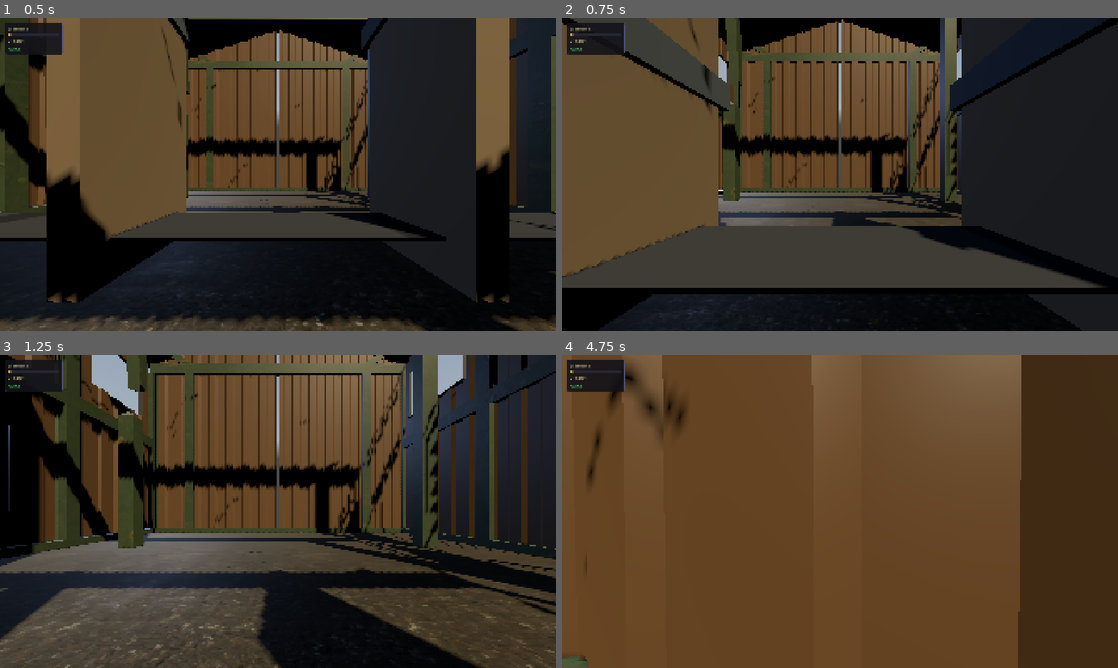
Above: before the commit, frames 1-4 (two rows, left to right).
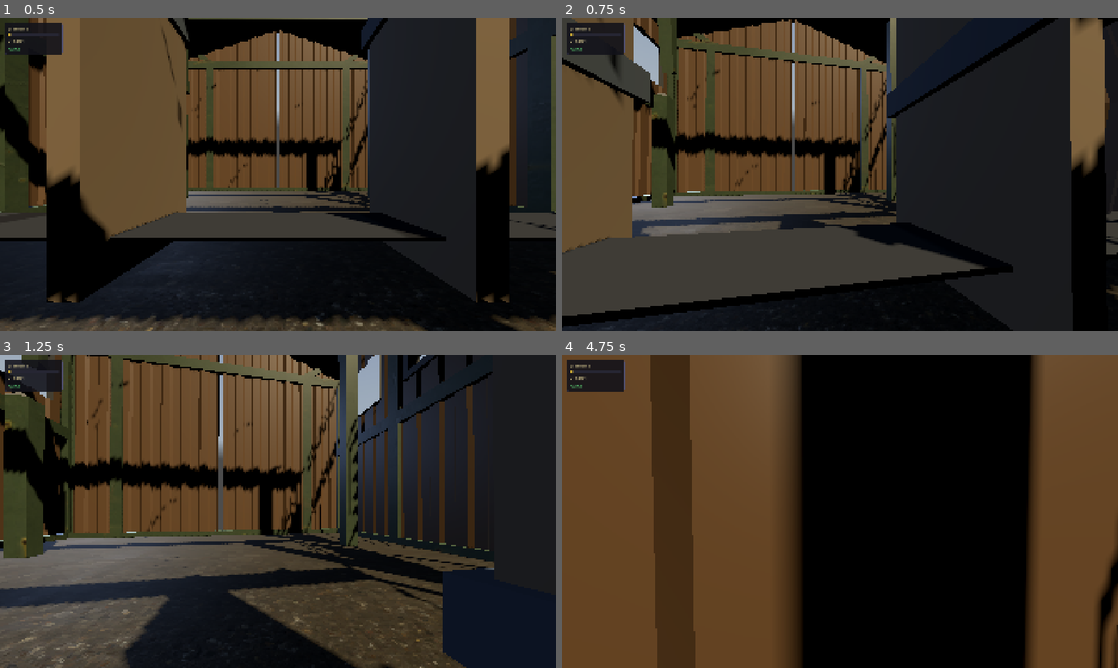
Above: after the commit, the same moments.

Repository: mateusalkimim/relativity-paradox-lab
Game: Godot game, scene res://scenes/main.tscn
Same seed, same stepped clock (60 frames per second), same inputs: the game is played once before the commit and once after it. A sky picture missing from this copy of the repository is replaced by a grey-blue gradient.
Inputs (mouse positions are in pixels of both pictures, inside the frame that each line leads up to):
- Up to frame 1 (0.5 s): no input
- Up to frame 2 (0.75 s): move the mouse to (867, 174) at 0.52 s; hold W (move_forward) from 0.53 s (still down); hold Space (action_primary) from 0.53 s (still down)
- Up to frame 3 (1.25 s): keep holding W (move_forward); keep holding Space (action_primary)
- Up to frame 4 (4.75 s): keep holding W (move_forward); move the mouse to (812, 511) at 1.27 s; release Space (action_primary) at 1.28 s; tap Space (action_primary) at 1.35, 2.85, 4.35 s; move the mouse to (851, 505) at 2.02 s; hold Space (action_primary) 2.03-2.78 s; move the mouse to (834, 517) at 2.77 s; move the mouse to (878, 514) at 3.52 s; hold Space (action_primary) 3.53-4.28 s; move the mouse to (795, 508) at 4.27 s

Frame 1 is identical in both runs. In frame 2, 43% of the frame differs, in the area x 0-100%, y 0-100%; in frame 3, 56%; in frame 4, 64%.

Commit message:
fix: resolve camera pitch lock and X11 mouse warp on capture
- input_manager: guard gamepad look behind get_connected_joypads() so
  Xbox dongle drift can't accumulate pitch when no controller is held
- input_manager: only emit look signal when mouse mode is CAPTURED
- player: replace event-count settle with 100 ms time-based settle
  (more reliable across X11 configurations)
- player: discard mouse deltas > 0.5 rad as X11 warp safety net
- README: document input reliability details and AnyDesk limitation

Co-Authored-By: Claude Sonnet 4.6 <noreply@anthropic.com>

Diff:
--- a/scripts/input_manager.gd
+++ b/scripts/input_manager.gd
@@ -9,13 +9,15 @@
 const GAMEPAD_DEADZONE: float = 0.15
 
 func _unhandled_input(event: InputEvent) -> void:
-	if event is InputEventMouseMotion:
+	if event is InputEventMouseMotion and Input.get_mouse_mode() == Input.MOUSE_MODE_CAPTURED:
 		look_input_changed.emit(event.relative * MOUSE_SENSITIVITY)
 
 func get_move_vector() -> Vector2:
 	return Input.get_vector("move_left", "move_right", "move_forward", "move_back")
 
 func get_look_vector(delta: float) -> Vector2:
+	if Input.get_connected_joypads().is_empty():
+		return Vector2.ZERO
 	var x := Input.get_joy_axis(0, JOY_AXIS_RIGHT_X)
 	var y := Input.get_joy_axis(0, JOY_AXIS_RIGHT_Y)
 	if absf(x) < GAMEPAD_DEADZONE:
--- a/scripts/player.gd
+++ b/scripts/player.gd
@@ -10,7 +10,7 @@
 @onready var camera: Camera3D = $CameraPivot/Camera3D
 
 var _pitch: float = 0.0
-var _mouse_settle: int = 0
+var _settle_until_ms: int = 0
 
 func _ready() -> void:
 	_capture_mouse()
@@ -18,7 +18,7 @@
 
 func _capture_mouse() -> void:
 	Input.set_mouse_mode(Input.MOUSE_MODE_CAPTURED)
-	_mouse_settle = 3
+	_settle_until_ms = Time.get_ticks_msec() + 100
 
 func _physics_process(delta: float) -> void:
 	if not is_on_floor():
@@ -47,8 +47,9 @@
 			_capture_mouse()
 
 func _on_look_mouse(delta: Vector2) -> void:
-	if _mouse_settle > 0:
-		_mouse_settle -= 1
+	if Time.get_ticks_msec() < _settle_until_ms:
+		return
+	if delta.length() > 0.5:
 		return
 	_apply_look(delta)
 
Not shown, changed: README.md
